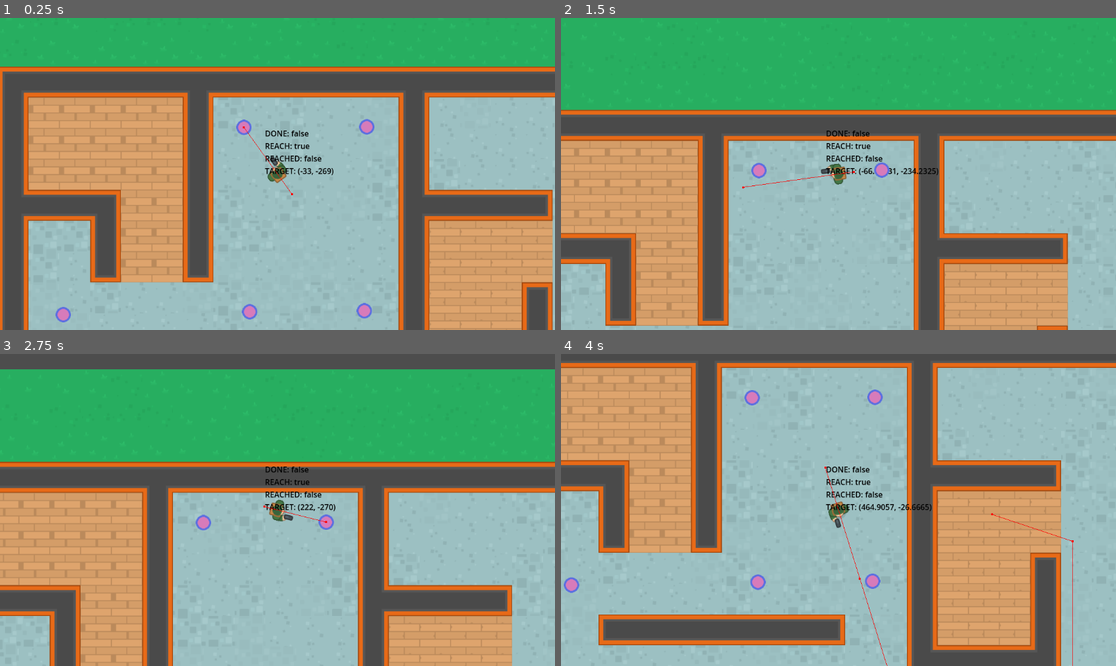
Above: before the commit, frames 1-4 (two rows, left to right).
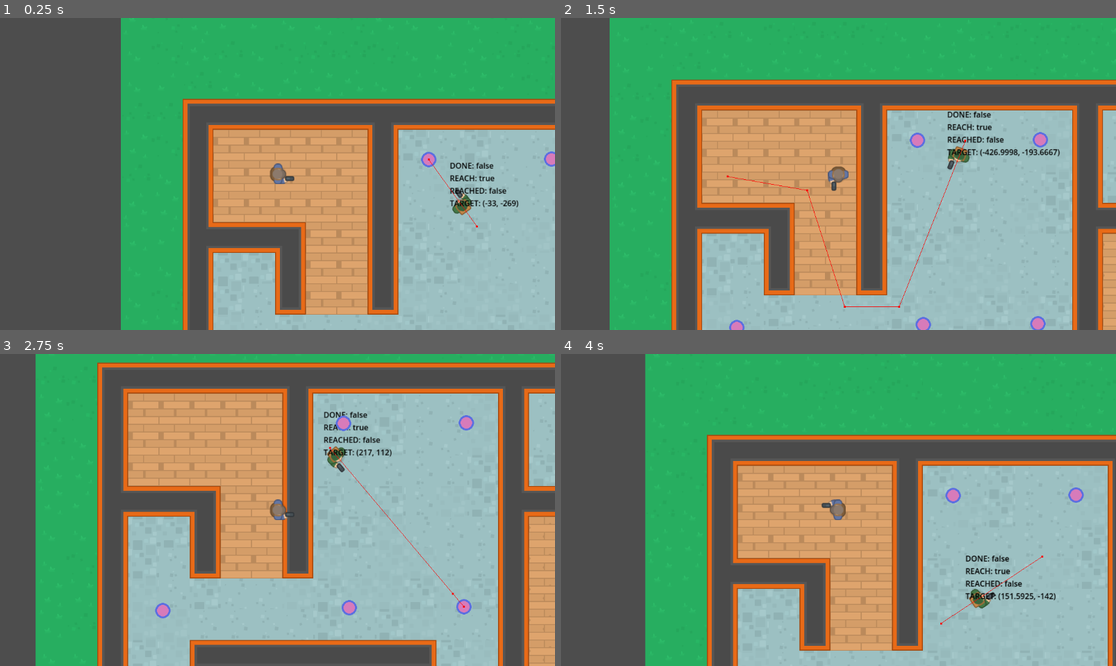
Above: after the commit, the same moments.

Repository: bluewind109/DontMindMe
Game: Godot game, scene res://scenes/level_map/level_map.tscn
The game is run twice, just before and just after one commit, with the same random seed, the same clock (stepped at 60 frames per second) and the same inputs.
Inputs (mouse positions are in pixels of both pictures, inside the frame that each line leads up to):
- Up to frame 1 (0.25 s): no input
- Up to frame 2 (1.5 s): move the mouse to (960, 158) at 0.52 s; hold D (right, bound only after the commit) 0.53-1.28 s; click (960, 158) at 0.6 s; move the mouse to (727, 189) at 1.27 s; hold S (down, bound only after the commit) from 1.28 s (still down); click (727, 189) at 1.35 s
- Up to frame 3 (2.75 s): move the mouse to (333, 441) at 2.02 s; release S (down, bound only after the commit) at 2.03 s; hold D (right, bound only after the commit) from 2.03 s (still down); click (333, 441) at 2.1 s
- Up to frame 4 (4 s): move the mouse to (810, 572) at 2.77 s; release D (right, bound only after the commit) at 2.78 s; hold W (up, bound only after the commit) 2.78-3.53 s; click (810, 572) at 2.85 s; move the mouse to (1005, 556) at 3.52 s; hold A (left, bound only after the commit) from 3.53 s (still down); click (1005, 556) at 3.6 s

The runs differ from the first frame. In frame 1, 71% of the frame differs, in the area x 0-100%, y 0-100%; in frame 2, 64%; in frame 3, 79%; in frame 4, 88%.

Commit message:
Add player scene

Diff:
--- a/project.godot
+++ b/project.godot
@@ -22,6 +22,32 @@
 "events": [Object(InputEventMouseButton,"resource_local_to_scene":false,"resource_name":"","device":-1,"window_id":0,"a …(253 unchanged characters)…
 ]
 }
+up={
+"deadzone": 0.5,
+"events": [Object(InputEventKey,"resource_local_to_scene":false,"resource_name":"","device":-1,"window_id":0,"alt_pressed":false,"shift_pressed":false,"ctrl_pressed":false,"meta_pressed":false,"pressed":false,"keycode":0,"physical_keycode":87,"key_label":0,"unicode":119,"echo":false,"script":null)
+]
+}
+down={
+"deadzone": 0.5,
+"events": [Object(InputEventKey,"resource_local_to_scene":false,"resource_name":"","device":-1,"window_id":0,"alt_pressed":false,"shift_pressed":false,"ctrl_pressed":false,"meta_pressed":false,"pressed":false,"keycode":0,"physical_keycode":83,"key_label":0,"unicode":115,"echo":false,"script":null)
+]
+}
+left={
+"deadzone": 0.5,
+"events": [Object(InputEventKey,"resource_local_to_scene":false,"resource_name":"","device":-1,"window_id":0,"alt_pressed":false,"shift_pressed":false,"ctrl_pressed":false,"meta_pressed":false,"pressed":false,"keycode":0,"physical_keycode":65,"key_label":0,"unicode":97,"echo":false,"script":null)
+]
+}
+right={
+"deadzone": 0.5,
+"events": [Object(InputEventKey,"resource_local_to_scene":false,"resource_name":"","device":-1,"window_id":0,"alt_pressed":false,"shift_pressed":false,"ctrl_pressed":false,"meta_pressed":false,"pressed":false,"keycode":0,"physical_keycode":68,"key_label":0,"unicode":100,"echo":false,"script":null)
+]
+}
+
+[layer_names]
+
+2d_physics/layer_1="tiles"
+2d_physics/layer_2="bullet"
+2d_physics/layer_3="player"
 
 [rendering]
 
--- a/scenes/level_map/level_map.tscn
+++ b/scenes/level_map/level_map.tscn
@@ -8,6 +8,7 @@
 [ext_resource type="Texture2D" uid="uid://cw0hcweoh5eba" path="res://assets/spritesheets/playeholder_tiles_64.png" id="6_3g8xq"]
 [ext_resource type="PackedScene" uid="uid://vao6kp8w7hlv" path="res://scenes/npc/npc.tscn" id="7_ncrco"]
 [ext_resource type="PackedScene" uid="uid://djg7cg32ubofg" path="res://scenes/waypoint/waypoint.tscn" id="8_4sipk"]
+[ext_resource type="PackedScene" uid="uid://byx5677vcaley" path="res://scenes/player/player.tscn" id="8_n51yv"]
 
 [sub_resource type="TileSetAtlasSource" id="TileSetAtlasSource_r2u4g"]
 texture = ExtResource("1_xeqyt")
@@ -369,11 +370,12 @@
 layer_4/name = "deco"
 layer_4/tile_data = PackedInt32Array()
 
+[node name="Player" parent="." instance=ExtResource("8_n51yv")]
+position = Vector2(-347, -239)
+
 [node name="NPC" parent="." instance=ExtResource("7_ncrco")]
 position = Vector2(67, -130)
 patrol_points = NodePath("../Path1")
-
-[node name="PlayerCamera" type="Camera2D" parent="NPC"]
 
 [node name="NavigationRegion2D" type="NavigationRegion2D" parent="."]
 navigation_polygon = SubResource("NavigationPolygon_ovrfo")
--- a/scenes/npc/npc.tscn
+++ b/scenes/npc/npc.tscn
@@ -3,9 +3,8 @@
 [ext_resource type="Script" path="res://scenes/npc/npc.gd" id="1_5qkfn"]
 [ext_resource type="Texture2D" uid="uid://btxfsy6rguujs" path="res://assets/images/soldier1_gun.png" id="1_67jpu"]
 
-[sub_resource type="CapsuleShape2D" id="CapsuleShape2D_i1ow1"]
-radius = 11.0
-height = 40.0
+[sub_resource type="CircleShape2D" id="CircleShape2D_h5w6r"]
+radius = 16.0
 
 [sub_resource type="LabelSettings" id="LabelSettings_4pcpa"]
 font_color = Color(0, 0, 0, 1)
@@ -18,7 +17,7 @@
 offset = Vector2(10, 0)
 
 [node name="CollisionShape2D" type="CollisionShape2D" parent="."]
-shape = SubResource("CapsuleShape2D_i1ow1")
+shape = SubResource("CircleShape2D_h5w6r")
 
 [node name="NavAgent" type="NavigationAgent2D" parent="."]
 path_desired_distance = 10.0
--- /dev/null
+++ b/scenes/player/player.gd
@@ -0,0 +1,19 @@
+extends CharacterBody2D
+
+const SPEED: float = 200.0
+
+func _ready():
+	pass # Replace with function body.
+
+
+func _physics_process(delta):
+	get_input()
+	move_and_slide()
+	rotation = velocity.angle()
+
+
+func get_input() -> void:
+	var new_velocity = Vector2.ZERO
+	new_velocity.x = Input.get_action_strength("right") - Input.get_action_strength("left")
+	new_velocity.y = Input.get_action_strength("down") - Input.get_action_strength("up")
+	velocity = new_velocity.normalized() * SPEED
--- /dev/null
+++ b/scenes/player/player.tscn
@@ -0,0 +1,21 @@
+[gd_scene load_steps=4 format=3 uid="uid://byx5677vcaley"]
+
+[ext_resource type="Texture2D" uid="uid://borenu6b2yr8m" path="res://assets/images/survivor1_gun.png" id="1_7xr3n"]
+[ext_resource type="Script" path="res://scenes/player/player.gd" id="1_86not"]
+
+[sub_resource type="CapsuleShape2D" id="CapsuleShape2D_rd4aq"]
+height = 42.0
+
+[node name="Player" type="CharacterBody2D" groups=["player"]]
+collision_layer = 4
+collision_mask = 3
+script = ExtResource("1_86not")
+
+[node name="Sprite2D" type="Sprite2D" parent="."]
+texture = ExtResource("1_7xr3n")
+offset = Vector2(10, 0)
+
+[node name="CollisionShape2D" type="CollisionShape2D" parent="."]
+shape = SubResource("CapsuleShape2D_rd4aq")
+
+[node name="Camera2D" type="Camera2D" parent="."]
Not shown: 1 places in scenes/level_map/level_map.tscn that only renumber resources
